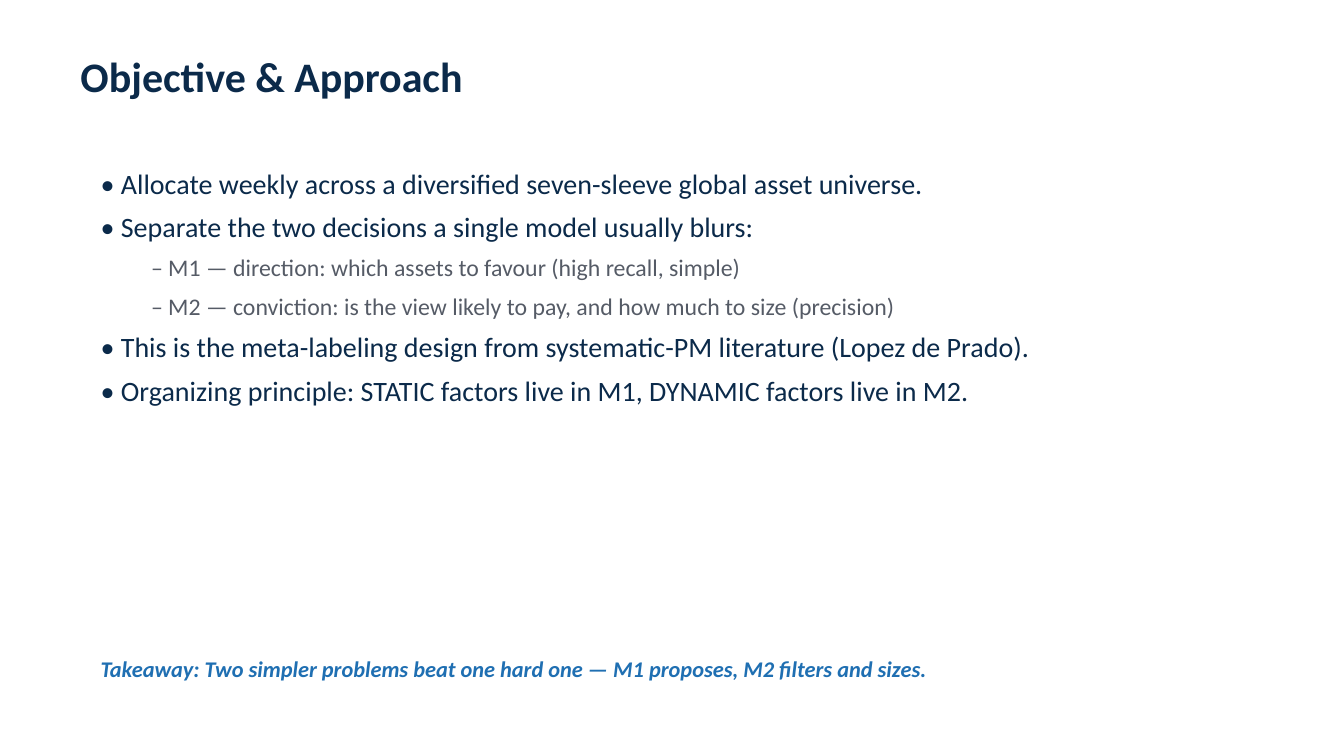
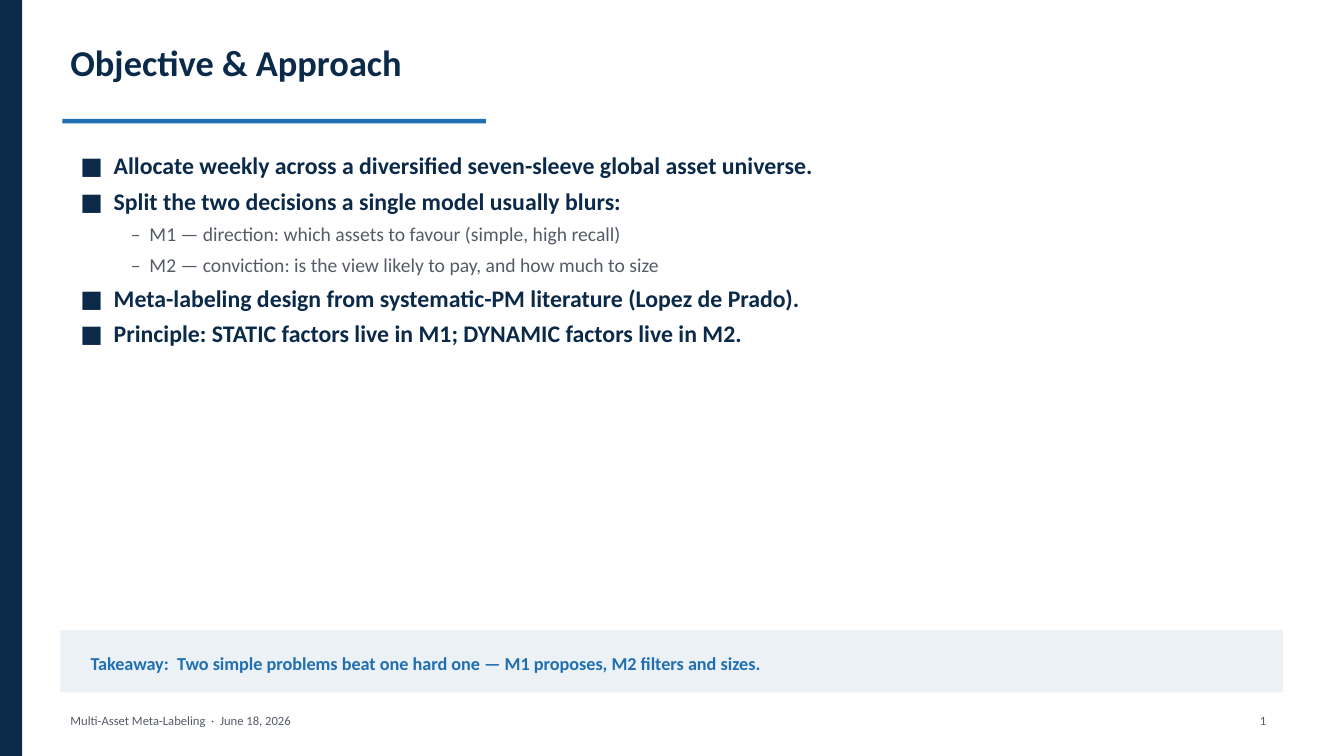
Before and after one commit to elakumuk/SSGA-Summer2026, a slide deck: slide 2 of reports/Meta_Labeling_Deck.pptx. Drawn at 1344x756 pixels with LibreOffice and Linux fonts; fonts in the diff are those of the drawing. Boxes give left, top, right and bottom in pixels: in the first picture for what was removed or moved away, otherwise in the second. Text is boxed around its words. In the diff, an @@ line names an element or a change of style, - is before the commit and + after.

```diff
--- a/reports/Meta_Labeling_Deck.pptx
+++ b/reports/Meta_Labeling_Deck.pptx
@@ rectangle added at box(0, 0, 22, 756), fill #0B2A4A @@
@@ text "Objective & Approach": place and size @@
-text "Objective & Approach" at box(80, 62, 462, 99)
+text "Objective & Approach" at box(70, 50, 402, 82)
@@ text "Objective & Approach" at box(70, 50, 402, 82): size 30 to 26 pt @@
@@ rectangle added at box(63, 119, 486, 123), fill #1F6FB2 @@
@@ text at box(114, 157, 813, 346): text changed; size 20 to 17 pt; bold on @@
-• Allocate weekly across a diversified seven-sleeve global asset universe.
-• Separate the two decisions a single model usually blurs:
-  – M1 — direction: which assets to favour (high recall, simple)
-  – M2 — conviction: is the view likely to pay, and how much to size (precision)
-• This is the meta-labeling design from systematic-PM literature (Lopez de Prado).
-• Organizing principle: STATIC factors live in M1, DYNAMIC factors live in M2.
+■ Allocate weekly across a diversified seven-sleeve global asset universe.
+■ Split the two decisions a single model usually blurs:
+  – M1 — direction: which assets to favour (simple, high recall)
+  – M2 — conviction: is the view likely to pay, and how much to size
+■ Meta-labeling design from systematic-PM literature (Lopez de Prado).
+■ Principle: STATIC factors live in M1; DYNAMIC factors live in M2.
@@ rectangle added at box(60, 630, 1284, 693), fill #ECF1F6 @@
@@ text "Takeaway: Two simple problems beat ..." at box(91, 657, 761, 673): vertical alignment top to middle @@
@@ text at box(91, 657, 761, 673): text changed; size 16 to 13 pt; italic off @@
-Takeaway: Two simpler problems beat one hard one — M1 proposes, M2 filters and sizes.
+Takeaway: Two simple problems beat one hard one — M1 proposes, M2 filters and sizes.
@@ text added at box(70, 716, 291, 727), 9 pt, text #555B66 @@
+Multi-Asset Meta-Labeling · June 18, 2026
@@ text added at box(1260, 717, 1266, 725), 9 pt, text #555B66 @@
+1
```
Also in this commit, not shown: 11 other slides changed, 1 other file.
